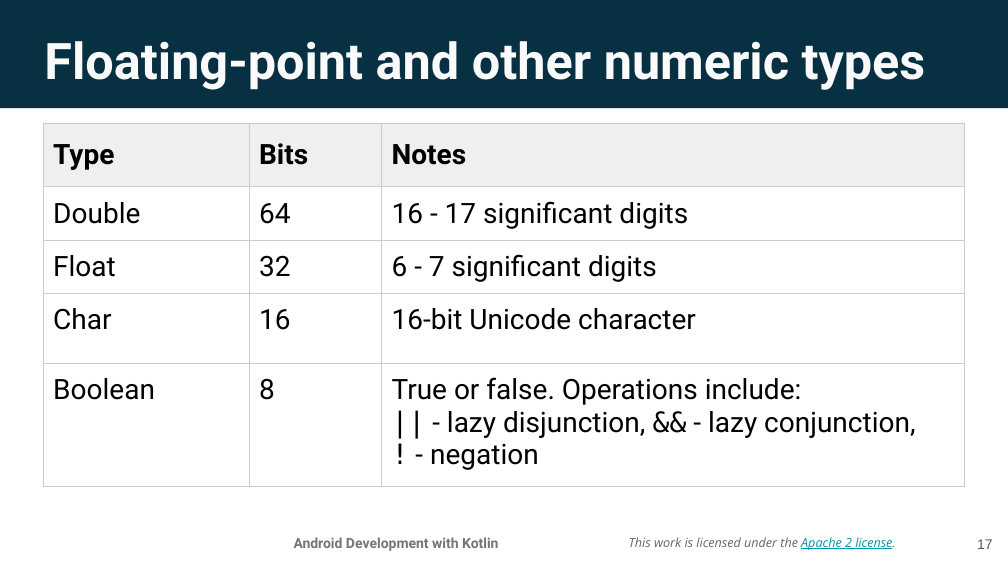
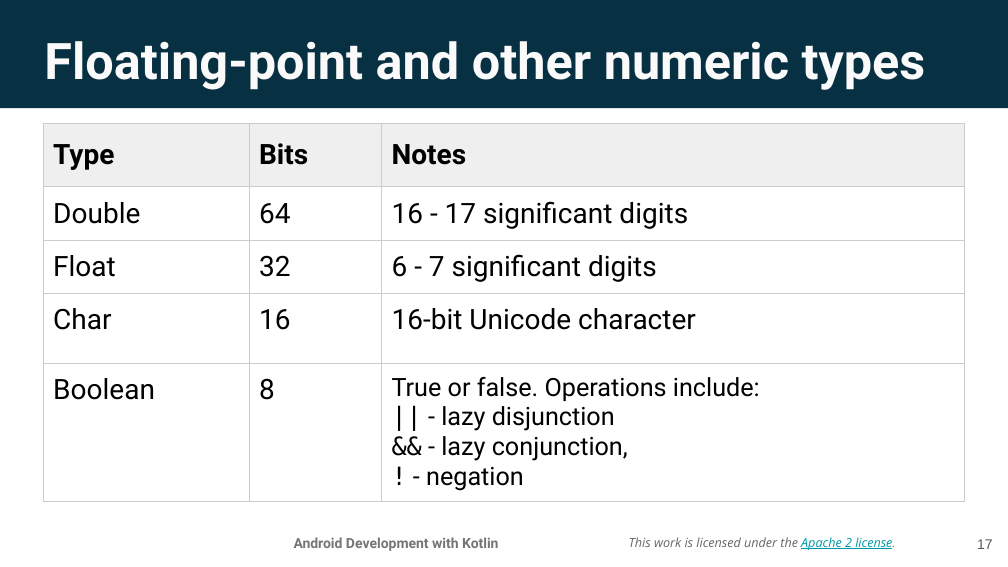
Before and after one commit to walkman617/AndroidDevKotlin, a slide deck: slide 17 of Unit1/Lesson 1 Kotlin basics.pptx. Drawn at 1008x567 pixels with LibreOffice and Linux fonts; fonts in the diff are those of the drawing; background and template pictures are left out. Boxes give left, top, right and bottom in pixels: in the first picture for what was removed or moved away, otherwise in the second. Text is boxed around its words. In the diff, an @@ line names an element or a change of style, - is before the commit and + after.

```diff
--- a/Unit1/Lesson 1 Kotlin basics.pptx
+++ b/Unit1/Lesson 1 Kotlin basics.pptx
@@ table at (x1=43, y1=124, x2=965, y2=505) @@
-row 5, column 3: True or false. Operations include: / || - lazy disjunction, && - lazy conjunction, / ! - negation
+row 5, column 3: True or false. Operations include: / || - lazy disjunction / && - lazy conjunction, / ! - negation
```
Also in this commit, not shown: 4 other slides changed.
